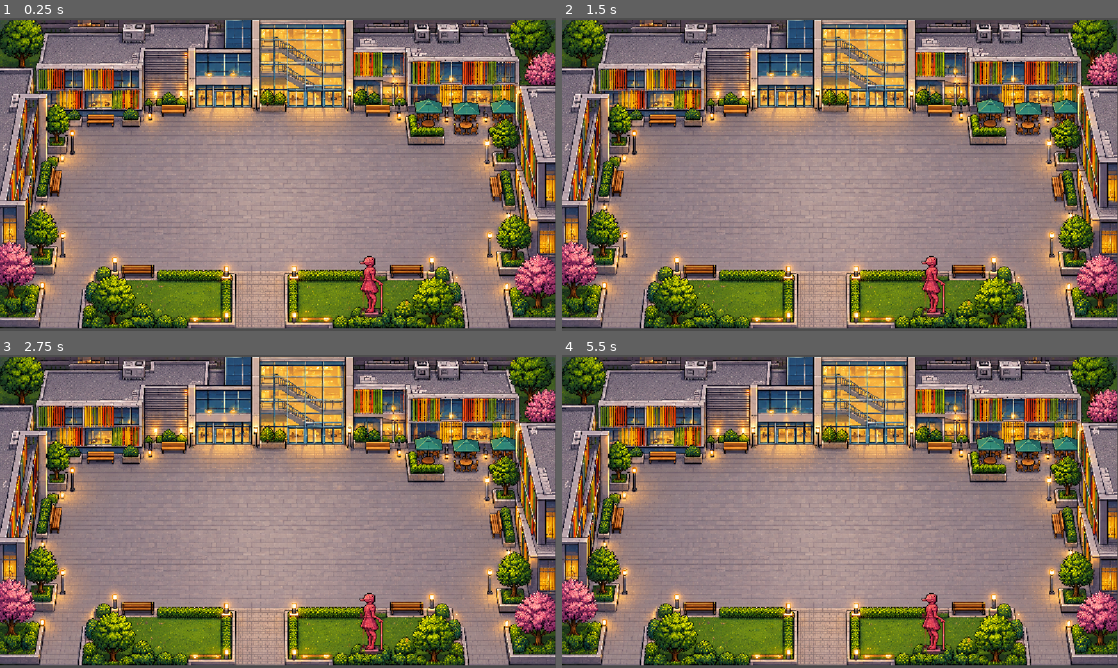
Above: before the commit, frames 1-4 (two rows, left to right).
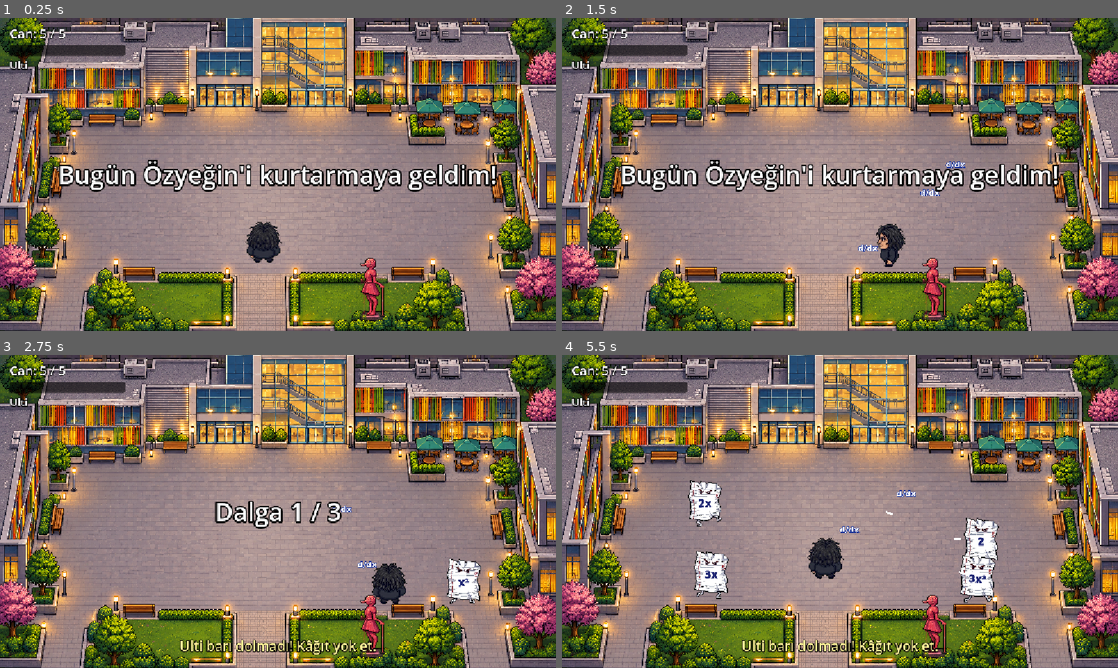
Above: after the commit, the same moments.

Repository: RezaOfficial0/The-Derivative-of-Ozu
Game: Godot game, scene res://levels/level_2.tscn
Two runs of this game, one before a commit and one after it. Both use one fixed random seed, a clock stepped at 60 frames per second and the inputs below. Before the commit the project has no main scene; this scene is started directly in both runs.
Inputs (mouse positions are in pixels of both pictures, inside the frame that each line leads up to):
- Up to frame 1 (0.25 s): no input
- Up to frame 2 (1.5 s): tap Enter at 0.5 s; move the mouse to (962, 158) at 0.52 s; press the mouse at (962, 158) at 0.53 s; hold D (move_right, bound only after the commit) 0.53-1.28 s; tap Space at 0.77 s; move the mouse to (728, 190) at 1.27 s; release the mouse at (728, 190) at 1.28 s; hold S (move_down, bound only after the commit) from 1.28 s (still down); click (728, 190) at 1.35 s
- Up to frame 3 (2.75 s): tap Space at 1.52 s; move the mouse to (333, 442) at 2.02 s; release S (move_down, bound only after the commit) at 2.03 s; press the mouse at (333, 442) at 2.03 s; hold D (move_right, bound only after the commit) from 2.03 s (still down); tap E (ulti_log, bound only after the commit) at 2.1 s
- Up to frame 4 (5.5 s): move the mouse to (812, 574) at 2.77 s; release D (move_right, bound only after the commit) at 2.78 s; release the mouse at (812, 574) at 2.78 s; hold W (move_up, bound only after the commit) 2.78-3.53 s; tap Q (ulti_slam, bound only after the commit) at 2.85 s; tap Space at 3.02, 3.77, 4.52 s; click (812, 574) at 3.05 s; move the mouse to (1006, 558) at 3.52 s; press the mouse at (1006, 558) at 3.53 s; hold A (move_left, bound only after the commit) 3.53-5.03 s; move the mouse to (673, 464) at 4.27 s; release the mouse at (673, 464) at 4.28 s; click (673, 464) at 4.35 s; move the mouse to (867, 511) at 5.02 s; press the mouse at (867, 511) at 5.03 s; hold S (move_down, bound only after the commit) from 5.03 s (still down); tap E (ulti_log, bound only after the commit) at 5.1 s

The runs differ from the first frame. In frame 1, 45% of the frame differs, in the area x 0-100%, y 0-100%; in frame 2, 45%; in frame 3, 44%; in frame 4, 45%.

Commit message:
level 1 added to level 2 level2 scripts added boss 2 added to the assets

Diff:
--- a/levels/level_1.tscn
+++ b/levels/level_1.tscn
@@ -17,6 +17,7 @@
 
 [node name="Level1" type="Node2D" unique_id=73060321]
 script = ExtResource("1_jirdo")
+next_level = "uid://dk3stcfpb5l0b"
 
 [node name="Background" type="Sprite2D" parent="." unique_id=449105327]
 position = Vector2(4, 1)
--- a/levels/level_2.tscn
+++ b/levels/level_2.tscn
@@ -1,61 +1,66 @@
 [gd_scene format=3 uid="uid://dk3stcfpb5l0b"]
 
-[ext_resource type="Texture2D" uid="uid://curas6jeuhfch" path="res://levels/Özyeğin University Pixel Plaza.png" id="1_mi4ay"]
+[ext_resource type="Script" uid="uid://cufm8j5ogo8gc" path="res://scripts/level.gd" id="1_0srwa"]
+[ext_resource type="Texture2D" uid="uid://dfrwefb40bkhi" path="res://assets/backgrounds/meydan.png" id="1_mi4ay"]
+[ext_resource type="PackedScene" path="res://scenes/boss_sine.tscn" id="2_v5uil"]
 
 [sub_resource type="RectangleShape2D" id="RectangleShape2D_3au71"]
-size = Vector2(170, 683)
+size = Vector2(246.5, 1009)
 
 [sub_resource type="RectangleShape2D" id="RectangleShape2D_a8cn0"]
-size = Vector2(1224.5, 211)
+size = Vector2(1775.7, 311.7)
 
 [sub_resource type="RectangleShape2D" id="RectangleShape2D_ceblx"]
-size = Vector2(239, 123)
+size = Vector2(346.6, 181.7)
 
 [node name="Level2" type="Node2D" unique_id=810978211]
+script = ExtResource("1_0srwa")
+level_name = "Meydan"
+wave_set = 2
+boss_scene = ExtResource("2_v5uil")
 
 [node name="background" type="Sprite2D" parent="." unique_id=1675540083]
-position = Vector2(-3.0000002, 4)
-scale = Vector2(0.6895933, 0.6769394)
 texture = ExtResource("1_mi4ay")
 centered = false
 
 [node name="Walls" type="Sprite2D" parent="." unique_id=1824012968]
 
 [node name="StaticBody2D" type="StaticBody2D" parent="Walls" unique_id=1111618752]
+collision_layer = 4
 
 [node name="CollisionShape2D" type="CollisionShape2D" parent="Walls/StaticBody2D" unique_id=739348088]
-position = Vector2(77, 335)
+position = Vector2(116, 489)
 shape = SubResource("RectangleShape2D_3au71")
 
 [node name="CollisionShape2D2" type="CollisionShape2D" parent="Walls/StaticBody2D" unique_id=1404629323]
-position = Vector2(1081, 325)
+position = Vector2(1571.9, 474.2)
 shape = SubResource("RectangleShape2D_3au71")
 
 [node name="CollisionShape2D3" type="CollisionShape2D" parent="Walls/StaticBody2D" unique_id=1240246238]
-position = Vector2(576.75, 101.5)
+position = Vector2(840.7, 144)
 shape = SubResource("RectangleShape2D_a8cn0")
 
 [node name="CollisionShape2D4" type="CollisionShape2D" parent="Walls/StaticBody2D" unique_id=407461202]
-position = Vector2(604, 618)
+position = Vector2(880.2, 907)
 shape = SubResource("RectangleShape2D_a8cn0")
 
 [node name="CollisionShape2D5" type="CollisionShape2D" parent="Walls/StaticBody2D" unique_id=945544599]
-position = Vector2(957.5, 197.5)
+position = Vector2(1392.8, 285.8)
 shape = SubResource("RectangleShape2D_ceblx")
 
 [node name="PlayerStart" type="Marker2D" parent="." unique_id=1570687735]
-position = Vector2(543, 481)
+position = Vector2(791.8, 704.6)
 
 [node name="StartPoint" type="Node2D" parent="." unique_id=961035694]
 
 [node name="Spawn1" type="Marker2D" parent="StartPoint" unique_id=1750601186]
-position = Vector2(176, 498)
+position = Vector2(259.6, 729.8)
 
 [node name="Spawn2" type="Marker2D" parent="StartPoint" unique_id=958194772]
-position = Vector2(205, 284)
+position = Vector2(301.6, 413.6)
 
 [node name="Spawn3" type="Marker2D" parent="StartPoint" unique_id=400975674]
-position = Vector2(979, 496)
+position = Vector2(1424, 726.8)
 
 [node name="BossStart" type="Marker2D" parent="StartPoint" unique_id=376955365]
-position = Vector2(550, 241)
+position = Vector2(801.9, 350.1)
--- a/project.godot
+++ b/project.godot
@@ -11,6 +11,7 @@
 [application]
 
 config/name="The Derivative of OZU"
+run/main_scene="uid://t8t3ok1lf7c6"
 config/features=PackedStringArray("4.7", "GL Compatibility")
 config/icon="res://icon.svg"
 
--- /dev/null
+++ b/scenes/boss_sine.tscn
@@ -0,0 +1,48 @@
+[gd_scene load_steps=5 format=3]
+
+[ext_resource type="Script" path="res://scripts/boss_sine.gd" id="1_script"]
+[ext_resource type="Texture2D" path="res://assets/sprites/bosses/boss_sine.png" id="2_tex"]
+[ext_resource type="FontFile" path="res://assets/fonts/math_font.ttf" id="3_font"]
+
+[sub_resource type="RectangleShape2D" id="RectangleShape2D_sine"]
+size = Vector2(190, 190)
+
+[node name="BossSine" type="CharacterBody2D"]
+collision_layer = 2
+collision_mask = 0
+motion_mode = 1
+script = ExtResource("1_script")
+
+[node name="Sprite2D" type="Sprite2D" parent="."]
+texture = ExtResource("2_tex")
+
+[node name="CollisionShape2D" type="CollisionShape2D" parent="."]
+position = Vector2(0, -5)
+shape = SubResource("RectangleShape2D_sine")
+
+[node name="Label" type="Label" parent="."]
+offset_left = -240.0
+offset_top = -200.0
+offset_right = 240.0
+offset_bottom = -136.0
+theme_override_colors/font_color = Color(1, 0.35, 0.3, 1)
+theme_override_colors/font_outline_color = Color(0, 0, 0, 1)
+theme_override_constants/outline_size = 12
+theme_override_fonts/font = ExtResource("3_font")
+theme_override_font_sizes/font_size = 54
+text = "(sin x)ˣ"
+horizontal_alignment = 1
+vertical_alignment = 1
+
+[node name="TimerLabel" type="Label" parent="."]
+offset_left = -160.0
+offset_top = 128.0
+offset_right = 160.0
+offset_bottom = 166.0
+theme_override_colors/font_color = Color(0.4, 1, 0.5, 1)
+theme_override_colors/font_outline_color = Color(0, 0, 0, 1)
+theme_override_constants/outline_size = 8
+theme_override_fonts/font = ExtResource("3_font")
+theme_override_font_sizes/font_size = 26
+text = "4 vuruş · 6 sn"
+horizontal_alignment = 1
--- /dev/null
+++ b/scripts/boss_sine.gd
@@ -0,0 +1,338 @@
+extends CharacterBody2D
+## BOSS 2: (sin x)ˣ  -  iki ulti gerektirir (logaritmik turev).
+## 1) (sin x)ˣ iken duz turev islemez. Logaritma (E):  ln y = x · ln(sin x)
+## 2) Carpim kurali lazim: yakindan Agir Atlama (Q):   y′/y = ln(sin x) + x · cot x
+## 3) Artik acik: turev mermileriyle bitir -> bir can gider. 3 can.
+## Tanim kumesi: sin x ≤ 0 iken fonksiyon TANIMSIZ -> boss belli araliklarla
+## hayalete doner, mermiler icinden gecer ve spiral saldiri yapar.
+
+signal lives_changed(lives: int, max_lives: int)
+signal summon_requested(polys: Array)
+signal hint(text: String, duration: float)
+signal defeated
+
+enum State { DEFINED, UNDEFINED, LOGGED, OPEN, HURT, DEAD }
+
+const BULLET := preload("res://scenes/enemy_bullet.tscn")
+const MATH_FONT := preload("res://assets/fonts/math_font.ttf")
+const C_IMMUNE := Color(1, 0.35, 0.3)
+const C_LOGGED := Color(1, 0.85, 0.2)
+const C_OPEN := Color(0.4, 1, 0.5)
+const C_UNDEF := Color(0.75, 0.7, 0.85)
+
+@export var boss_title := "(sin x)ˣ"
+@export var max_lives := 3
+@export var minion_reward := 3         # bu bossun kagitlari ulti barini 3 doldurur
+@export var defined_time := 6.0        # tanimli kalma suresi
+@export var undefined_time := 2.5      # tanimsiz (hayalet) kalma suresi
+@export var open_time := 6.0           # atlamadan sonra savunmasiz kalma suresi
+@export var open_hits := 4             # acikken kac turev gerekir
+@export var fan_interval := 1.8        # dalgali mermi yelpazesi araligi
+@export var summon_interval := 7.0
+@export var max_minions := 3
+@export var contact_radius := 100.0
+@export var sway := 180.0              # sinus yolunda saga sola gezinme
+
+@onready var sprite: Sprite2D = $Sprite2D
+@onready var label: Label = $Label
+@onready var timer_label: Label = $TimerLabel
+@onready var shape: CollisionShape2D = $CollisionShape2D
+
+var state := State.DEFINED
+var lives: int
+var t := 0.0
+var anim_t := 0.0
+var phase_timer := 0.0
+var fan_timer := 1.5
+var spiral_timer := 0.0
+var spiral_angle := 0.0
+var summon_timer := 0.5
+var open_left := 0.0
+var hits_left := 0
+var home := Vector2.ZERO
+var base_scale := Vector2.ONE
+var taunt_cd := 0.0
+var hinted_log := false
+var hinted_slam := false
+var player = null
+
+
+func _ready() -> void:
+	add_to_group("enemies")
+	add_to_group("log_targets")
+	lives = max_lives
+	home = global_position
+	base_scale = sprite.scale
+	player = get_tree().get_first_node_in_group("player")
+	phase_timer = defined_time
+	timer_label.hide()
+	_set_formula("(sin x)ˣ", C_IMMUNE, 54)
+	lives_changed.emit(lives, max_lives)
+	sprite.scale = base_scale * 0.2
+	modulate.a = 0.0
+	var tw := create_tween().set_parallel()
+	tw.tween_property(sprite, "scale", base_scale, 0.6).set_trans(Tween.TRANS_BACK).set_ease(Tween.EASE_OUT)
+	tw.tween_property(self, "modulate:a", 1.0, 0.4)
+
+
+func _physics_process(delta: float) -> void:
+	if state == State.DEAD:
+		return
+	t += delta
+	taunt_cd -= delta
+	anim_t += delta * 8.0
+	var frames := sprite.hframes * sprite.vframes
+	if frames > 1:
+		sprite.frame = int(anim_t) % frames
+	else:
+		# tek kare: hayalet gibi suzul ve dalgalan
+		sprite.position.y = sin(t * 2.2) * 6.0
+		sprite.skew = sin(t * 1.6) * 0.06
+
+	match state:
+		State.DEFINED, State.LOGGED:
+			_move_on_sine()
+			_attack_fan(delta)
+			_summon(delta)
+			phase_timer -= delta
+			if phase_timer <= 0.0:
+				_go_undefined()
+		State.UNDEFINED:
+			_move_on_sine()
+			_attack_spiral(delta)
+			sprite.modulate.a = 0.2 + 0.35 * absf(sin(t * 25.0))   # titreyen hayalet
+			sprite.offset.x = randf_range(-4.0, 4.0)
+			phase_timer -= delta
+			if phase_timer <= 0.0:
+				_go_defined()
+		State.OPEN:
+			sprite.rotation = sin(t * 22.0) * 0.04
+			open_left -= delta
+			timer_label.text = "%d vuruş · %d sn" % [hits_left, ceili(open_left)]
+			if open_left <= 0.0:
+				_reset_to_defined("Kaçırdın! Baştan.")
+
+	if state != State.UNDEFINED:
+		_contact_damage()
+
+
+## Sinus yolunda gezinir (tabii ki).
+func _move_on_sine() -> void:
+	global_position = home + Vector2(sin(t * 0.6) * sway, sin(t * 1.2) * 25.0)
+
+
+# ---------------------------------------------------------------- tanim kumesi
+func _go_undefined() -> void:
+	var was_logged := state == State.LOGGED
+	state = State.UNDEFINED
+	phase_timer = undefined_time
+	shape.set_deferred("disabled", true)       # mermiler icinden gecer
+	_set_formula("tanımsız!", C_UNDEF, 40)
+	_float_text("sin x ≤ 0", C_UNDEF)
+	set_meta("was_logged", was_logged)
+
+
+func _go_defined() -> void:
+	sprite.modulate.a = 1.0
+	sprite.offset.x = 0.0
+	shape.set_deferred("disabled", false)
+	phase_timer = defined_time
+	if get_meta("was_logged", false):
+		state = State.LOGGED
+		_set_formula("x · ln(sin x)", C_LOGGED, 40)
+	else:
+		state = State.DEFINED
+		_set_formula("(sin x)ˣ", C_IMMUNE, 54)
+
+
+# ---------------------------------------------------------------- saldirilar
+func _attack_fan(delta: float) -> void:
+	fan_timer -= delta
+	if fan_timer > 0.0 or player == null or not is_instance_valid(player):
+		return
+	fan_timer = fan_interval * (0.65 + 0.35 * float(lives) / max_lives)
+	var base: Vector2 = global_position.direction_to(player.global_position)
+	for a in [-0.5, -0.25, 0.0, 0.25, 0.5]:
+		_shoot(base.rotated(a), 200.0, 30.0)
+
+
+func _attack_spiral(delta: float) -> void:
+	spiral_timer -= delta
+	if spiral_timer > 0.0:
+		return
+	spiral_timer = 0.13
+	spiral_angle += 0.4
+	for k in 2:
+		var a := spiral_angle + PI * k
+		_shoot(Vector2(cos(a), sin(a)), 180.0, 0.0)
+
+
+func _shoot(dir: Vector2, spd: float, wave: float) -> void:
+	var b = BULLET.instantiate()
+	b.direction = dir
+	b.speed = spd
+	b.wave_amp = wave
+	get_parent().add_child(b)
+	b.global_position = global_position
+
+
+func _summon(delta: float) -> void:
+	summon_timer -= delta
+	if summon_timer > 0.0:
+		return
+	summon_timer = summon_interval
+	var count := 0
+	for e in get_tree().get_nodes_in_group("enemies"):
+		if e != self:
+			count += 1
+	var polys := [[0, 0, 1], [0, 3]]   # x² ve 3x
+	var n := mini(polys.size(), max_minions - count)
+	if n > 0:
+		summon_requested.emit(polys.slice(0, n))
+
+
+func _contact_damage() -> void:
+	if player == null or not is_instance_valid(player):
+		return
+	if player.global_position.distance_to(global_position) < contact_radius:
+		player.take_damage(1)
+
+
+# ---------------------------------------------------------------- matematik
+## Turev mermisi bunu cagirir.
+func take_derivative() -> void:
+	match state:
+		State.DEFINED:
+			_flash(Color(0.6, 0.8, 1.0))
+			_taunt("Çok karmaşık! Önce ln al.")
+			if not hinted_log:
+				hinted_log = true
+				hint.emit("Düz türev işlemez. Ulti dolunca [E] Logaritma!", 3.0)
+		State.LOGGED:
+			_flash(Color(1, 0.9, 0.5))
+			_taunt("Çarpım kuralı lazım!")
+			if not hinted_slam:
+				hinted_slam = true
+				hint.emit("x · ln(sin x) bir çarpım: yaklaş ve [Q] Ağır Atlama!", 3.0)
+		State.OPEN:
+			hits_left -= 1
+			_flash(Color.WHITE)
+			_float_text("-1 terim", C_OPEN)
+			if hits_left <= 0:
+				_lose_life()
+
+
+## Agir Atlama bunu cagirir (player.gd).
+func take_slam() -> void:
+	match state:
+		State.LOGGED:
+			state = State.OPEN
+			open_left = open_time
+			hits_left = open_hits
+			_set_formula("ln(sin x) + x · cot x", C_OPEN, 30)
+			_float_text("Çarpım kuralı!", C_OPEN)
+			timer_label.show()
+			sprite.modulate = Color(0.7, 1.0, 0.8)
+			hint.emit("Açıldı! Türevle bitir!", 1.8)
+		State.UNDEFINED:
+			_float_text("tanımsız noktada türev yok!", C_UNDEF)
+		_:
+			take_derivative()
+
+
+func can_take_log() -> bool:
+	return state == State.DEFINED
+
+
+## Logaritma ultisi bunu cagirir.
+func take_log() -> void:
+	if state != State.DEFINED:
+		return
+	state = State.LOGGED
+	_set_formula("x · ln(sin x)", C_LOGGED, 40)
+	_float_text("ln y = x · ln(sin x)", C_LOGGED)
+	summon_timer = 0.2   # hemen kagit: atlama icin bar dolsun
+	hint.emit("Kâğıtlarla barı doldur, sonra yaklaş ve [Q] Ağır Atlama!", 3.0)
+
+
+func _lose_life() -> void:
+	lives -= 1
+	lives_changed.emit(lives, max_lives)
+	timer_label.hide()
+	if lives <= 0:
+		_die()
+		return
+	state = State.HURT
+	_set_formula("Q.E.D.", Color.WHITE, 44)
+	_flash(Color(1, 0.3, 0.3))
+	await get_tree().create_timer(1.3).timeout
+	if state == State.HURT:
+		_reset_to_defined("Daha bitmedi!")
+
+
+func _reset_to_defined(msg: String) -> void:
+	state = State.DEFINED
+	set_meta("was_logged", false)
+	phase_timer = defined_time
+	timer_label.hide()
+	sprite.modulate = Color.WHITE
+	sprite.rotation = 0.0
+	_set_formula("(sin x)ˣ", C_IMMUNE, 54)
+	_float_text(msg, C_IMMUNE)
+	fan_timer = 1.0
+	summon_timer = 0.3
+
+
+func _die() -> void:
+	state = State.DEAD
+	remove_from_group("enemies")
+	remove_from_group("log_targets")
+	shape.set_deferred("disabled", true)
+	_set_formula("Q.E.D.", Color.WHITE, 54)
+	var tw := create_tween().set_parallel()
+	tw.tween_property(sprite, "rotation", -1.6, 1.2)
+	tw.tween_property(sprite, "scale", base_scale * 0.1, 1.2)
+	tw.tween_property(self, "modulate:a", 0.0, 1.2)
+	await tw.finished
+	defeated.emit()
+	queue_free()
+
+
+# ---------------------------------------------------------------- gorsel
+func _set_formula(text: String, color: Color, font_size: int) -> void:
+	label.text = text
+	label.add_theme_color_override("font_color", color)
+	label.add_theme_font_size_override("font_size", font_size)
+	label.pivot_offset = label.size / 2.0
+	label.scale = Vector2(1.3, 1.3)
+	create_tween().tween_property(label, "scale", Vector2.ONE, 0.25)
+
+
+func _taunt(text: String) -> void:
+	if taunt_cd <= 0.0:
+		taunt_cd = 1.0
+		_float_text(text, Color.WHITE)
+
+
+func _flash(color: Color) -> void:
+	var back := Color(0.7, 1.0, 0.8) if state == State.OPEN else Color.WHITE
+	sprite.modulate = color
+	create_tween().tween_property(sprite, "modulate", back, 0.2)
+
+
+func _float_text(text: String, color: Color) -> void:
+	var l := Label.new()
+	l.text = text
+	l.add_theme_font_override("font", MATH_FONT)
+	l.add_theme_font_size_override("font_size", 30)
+	l.add_theme_color_override("font_color", color)
+	l.add_theme_color_override("font_outline_color", Color.BLACK)
+	l.add_theme_constant_override("outline_size", 8)
+	l.horizontal_alignment = HORIZONTAL_ALIGNMENT_CENTER
+	l.size = Vector2(440, 50)
+	get_parent().add_child(l)
+	l.global_position = global_position + Vector2(-220, -230 + randf_range(-15, 15))
+	var tw := l.create_tween().set_parallel()
+	tw.tween_property(l, "position:y", l.position.y - 60.0, 1.0)
+	tw.tween_property(l, "modulate:a", 0.0, 0.6).set_delay(0.5)
+	tw.chain().tween_callback(l.queue_free)
--- a/scripts/enemy_bullet.gd
+++ b/scripts/enemy_bullet.gd
@@ -4,8 +4,11 @@
 @export var speed := 230.0
 @export var damage := 1
 @export var lifetime := 4.0
+@export var wave_amp := 0.0     # 0 = duz gider, >0 = sinus dalgasi cizerek gider
+@export var wave_freq := 6.0
 
 var direction := Vector2.RIGHT
+var _t := 0.0
 
 
 func _ready() -> void:
@@ -16,7 +19,9 @@
 
 
 func _physics_process(delta: float) -> void:
-	position += direction * speed * delta
+	_t += delta
+	var side := direction.orthogonal() * cos(_t * wave_freq) * wave_amp * wave_freq
+	position += (direction * speed + side) * delta
 
 
 func _on_body_entered(body: Node) -> void:
--- a/scripts/level.gd
+++ b/scripts/level.gd
@@ -1,22 +1,36 @@
 extends Node2D
 ## Bolum akisi. Bu script'i her level sahnesinin kok node'una (Level1, Level2...) takmak yeterli.
-## Sahnede su node'lar olmali: Background (Sprite2D), PlayerStart (Marker2D),
-## SpawnPoints (altinda Spawn1, Spawn2... Marker2D'ler).
+## Sahnede olmasi gerekenler: arka plan Sprite2D'si, PlayerStart (Marker2D),
+## adi "Spawn" ile baslayan Marker2D'ler (Spawn1, Spawn2...) ve istege bagli BossStart.
 
 const Controls := preload("res://scripts/controls.gd")
 const PLAYER := preload("res://scenes/player.tscn")
 const PAPER := preload("res://scenes/paper_enemy.tscn")
 const HUD := preload("res://scenes/hud.tscn")
 
-## Her dalga = o dalgada dogacak kagitlarin polinomlari.
-## [0, 0, 1] = x²   [0, 3] = 3x   [0, 1, 0, 1] = x³ + x
-var waves: Array = [
-	[[0, 0, 1], [0, 0, 1], [0, 3]],
-	[[0, 0, 0, 1], [0, 0, 1], [0, 2], [0, 0, 1]],
-	[[0, 1, 0, 1], [0, 0, 0, 0, 1], [0, 0, 0, 1], [0, 0, 1], [0, 0, 1]],
-]
+## Dalga setleri. Her dalga = o dalgada dogacak kagitlarin polinomlari.
+## [0, 0, 1] = x²   [0, 3] = 3x   [0, 1, 0, 1] = x³ + x   [0, 0, 0, 0, 1] = x⁴
+const WAVE_SETS := {
+	1: [
+		[[0, 0, 1], [0, 0, 1], [0, 3]],
+		[[0, 0, 0, 1], [0, 0, 1], [0, 2], [0, 0, 1]],
+		[[0, 1, 0, 1], [0, 0, 0, 0, 1], [0, 0, 0, 1], [0, 0, 1], [0, 0, 1]],
+	],
+	2: [
+		[[0, 0, 1], [0, 0, 0, 1], [0, 3], [0, 0, 1]],
+		[[0, 1, 0, 1], [0, 0, 0, 1], [0, 0, 2], [0, 0, 0, 0, 1]],
+		[[0, 0, 0, 0, 1], [0, 1, 0, 1], [0, 0, 0, 1], [0, 0, 0, 1], [0, 0, 1], [0, 2]],
+	],
+	3: [
+		[[0, 0, 0, 1], [0, 0, 0, 1], [0, 1, 0, 1], [0, 0, 1]],
+		[[0, 0, 0, 0, 1], [0, 0, 0, 0, 1], [0, 1, 0, 1], [0, 0, 0, 1], [0, 0, 1]],
+		[[0, 0, 0, 0, 0, 1], [0, 0, 0, 0, 1], [0, 1, 0, 1], [0, 1, 0, 1], [0, 0, 0, 1], [0, 0, 1]],
+	],
+}
+var waves: Array = []
 
 @export var level_name := "Öğrenci Merkezi"
+@export_range(1, 3) var wave_set := 1       # 1 kolay, 2 orta, 3 zor
 @export var spawn_interval := 0.7
 @export_file("*.tscn") var next_level := ""   # sonraki bolum (bos ise burada biter)
 ## Dalgalardan sonra gelecek boss. Bos birakilirsa boss olmadan biter.
@@ -37,9 +51,9 @@
 
 func _ready() -> void:
 	Controls.setup()
-	for m in $SpawnPoints.get_children():
-		if m is Marker2D and String(m.name).begins_with("Spawn"):
-			spawn_points.append(m)
+	waves = WAVE_SETS.get(wave_set, WAVE_SETS[1])
+	for m in find_children("Spawn*", "Marker2D", true, false):
+		spawn_points.append(m)
 	_setup_camera()
 
 	hud = HUD.instantiate()
@@ -52,7 +66,7 @@
 	player.slammed.connect(_shake)
 	player.hint.connect(hud.show_hint)
 	add_child(player)
-	player.global_position = $PlayerStart.global_position
+	player.global_position = _marker_pos("PlayerStart", _map_center())
 
 	hud.show_message("Bugün Özyeğin'i kurtarmaya geldim!", 2.0)
 	await get_tree().create_timer(2.2).timeout
@@ -68,11 +82,41 @@
 	get_viewport().size_changed.connect(_fit_camera)
 
 
+## Arka plan Sprite2D'sini bul (adi Background ya da background olabilir).
+func _background() -> Sprite2D:
+	for n in ["Background", "background"]:
+		var s := get_node_or_null(n) as Sprite2D
+		if s:
+			return s
+	for c in get_children():
+		if c is Sprite2D and c.texture:
+			return c
+	return null
+
+
+func _map_rect() -> Rect2:
+	var bg := _background()
+	if bg == null or bg.texture == null:
+		return Rect2(Vector2.ZERO, get_viewport_rect().size)
+	var size: Vector2 = bg.texture.get_size() * bg.scale
+	var pos: Vector2 = bg.global_position - (size / 2.0 if bg.centered else Vector2.ZERO)
+	return Rect2(pos, size)
+
+
+func _map_center() -> Vector2:
+	return _map_rect().get_center()
+
+
+func _marker_pos(marker_name: String, fallback: Vector2) -> Vector2:
+	var m := find_child(marker_name, true, false) as Node2D
+	return m.global_position if m else fallback
+
+
 ## Haritanin tamami ekrana sigsin.
 func _fit_camera() -> void:
-	var bg: Sprite2D = $Background
-	var map_size: Vector2 = bg.texture.get_size()
-	camera.global_position = bg.global_position + map_size / 2.0
+	var r := _map_rect()
+	var map_size: Vector2 = r.size
+	camera.global_position = r.get_center()
 	var vp: Vector2 = get_viewport_rect().size
 	var z: float = minf(vp.x / map_size.x, vp.y / map_size.y)
 	camera.zoom = Vector2(z, z)
@@ -116,7 +160,7 @@
 	e.ulti_reward = reward
 	e.died.connect(_on_enemy_died)
 	add_child(e)
-	var pos: Vector2 = $PlayerStart.global_position + Vector2(500, 0)
+	var pos: Vector2 = _map_center()
 	if spawn_points.size() > 0:
 		var sp: Marker2D = spawn_points.pick_random()
 		pos = sp.global_position
@@ -158,19 +202,16 @@
 
 
 func _boss_position() -> Vector2:
-	var m := find_child("BossStart", true, false) as Node2D
-	if m:
-		return m.global_position
-	var bg: Sprite2D = $Background
-	return bg.global_position + bg.texture.get_size() / 2.0
+	return _marker_pos("BossStart", _map_center())
 
 
 ## Boss kagit cagirir: bunlar 2 kat ulti doldurur.
 func _on_boss_summon(polys: Array) -> void:
 	if level_over:
 		return
+	var reward = boss.get("minion_reward") if boss else null
 	for p in polys:
-		_spawn_paper(p, 2)
+		_spawn_paper(p, reward if reward != null else 2)
 
 
 func _on_boss_defeated() -> void:
--- a/scripts/player.gd
+++ b/scripts/player.gd
@@ -115,7 +115,9 @@
 	for e in get_tree().get_nodes_in_group("enemies"):
 		var n := e as Node2D
 		if n and n.global_position.distance_to(global_position) <= slam_radius:
-			if n.has_method("take_derivative"):
+			if n.has_method("take_slam"):
+				n.take_slam()          # bazi bosslar atlamaya ozel tepki verir
+			elif n.has_method("take_derivative"):
 				n.take_derivative()
 	_shockwave()
 	slammed.emit()
Renamed: levels/Özyeğin University Pixel Plaza.png -> assets/backgrounds/meydan.png
Not shown, changed: assets/backgrounds/meydan.png.import
Binary file added: assets/backgrounds/Özyeğin University Pixel Plaza.png
Not shown, added: assets/backgrounds/Özyeğin University Pixel Plaza.png.import
Binary file added: assets/sprites/bosses/boss_sine.png
Not shown, added: assets/sprites/bosses/boss_sine.png.import
Not shown, added: scripts/boss_sine.gd.uid
